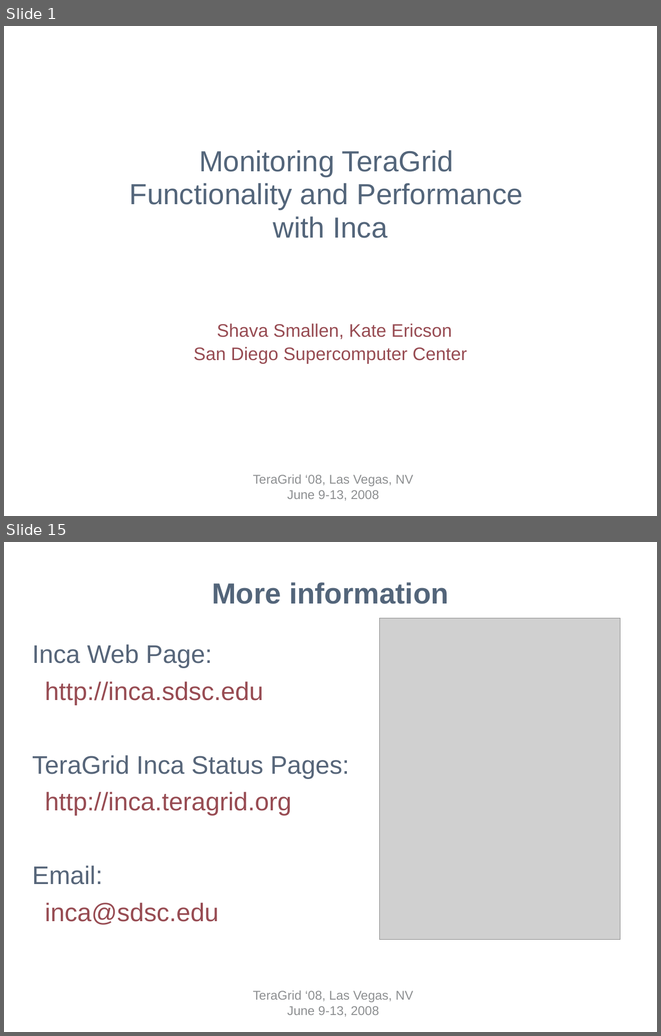
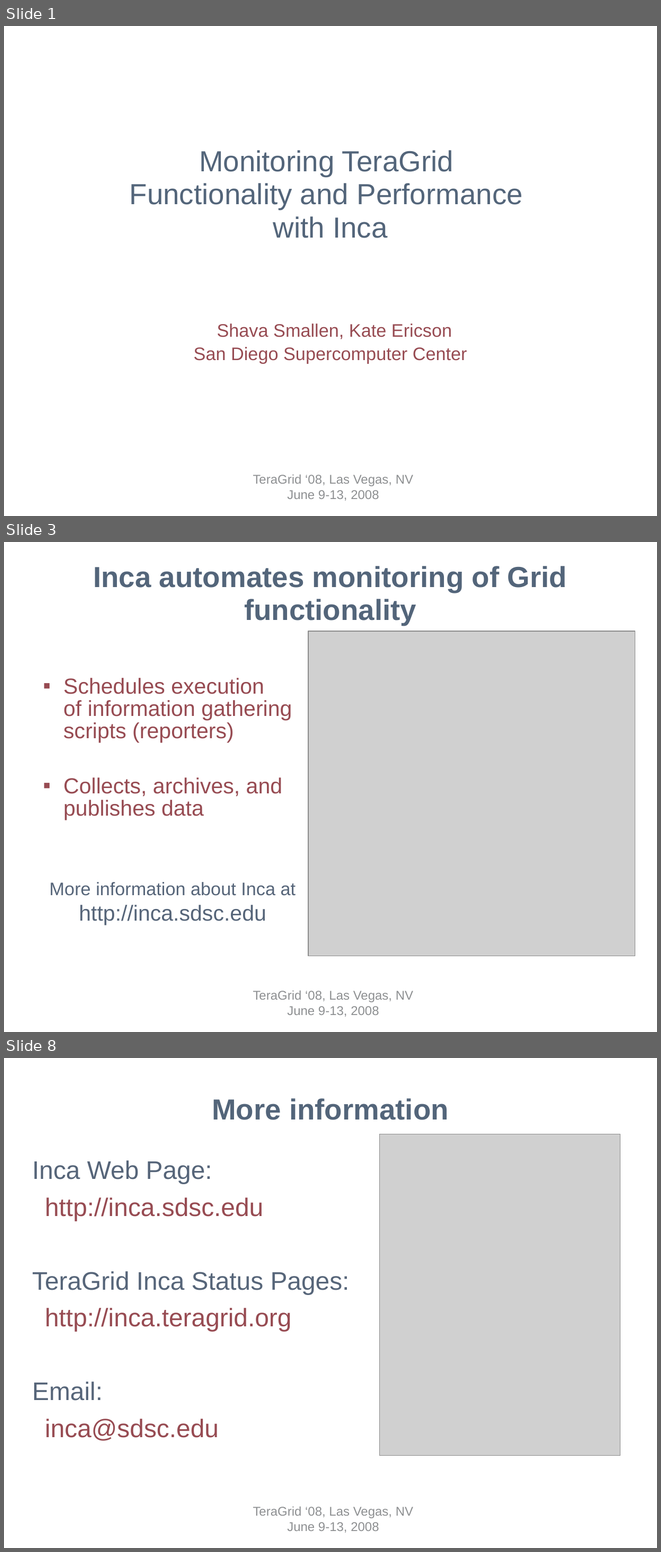
Before and after one commit to IncaProject/inca-xsede, a slide deck: talks/tg08/inca-tg08.ppt. Shown one above the other, each under a label of ours: slides 1 and 15 before the commit, slides 1, 3 and 8 after it; the slides between them are not shown. The pictures are 661x1036 and 661x1552 pixels, drawn with LibreOffice and Linux fonts; fonts in the diff are those of the drawing; grey boxes stand for pictures; background and template pictures are left out. Boxes give left, top, right and bottom in pixels: in the first picture for what was removed or moved away, otherwise in the second. Text is boxed around its words. In the diff, an @@ line names an element or a change of style, - is before the commit and + after.

```diff
--- a/talks/tg08/inca-tg08.ppt
+++ b/talks/tg08/inca-tg08.ppt
@@ slide 3 added at (4,542,657,1032), background #FFFFFF; not listed: 1 template element that a slide beside it also shows @@
@@ title added at (93,566,566,625), 32 pt, text #53657A, bold @@
+Inca automates monitoring of Grid functionality
@@ picture added at (308,631,635,955) @@
@@ text added at (63,678,292,820), 24 pt, text #974B52 @@
+  ▪ Schedules execution
+    of information gathering
+    scripts (reporters)
+  ▪ Collects, archives, and
+    publishes data
@@ text added at (50,882,296,925), 20 pt, text #566579 @@
+More information about Inca at
+http://inca.sdsc.edu
@@ what was slide 15 is now slide 8 @@
```
Also in this commit, not shown: 2 slides changed, 3 other slides added, 11 slides removed.
